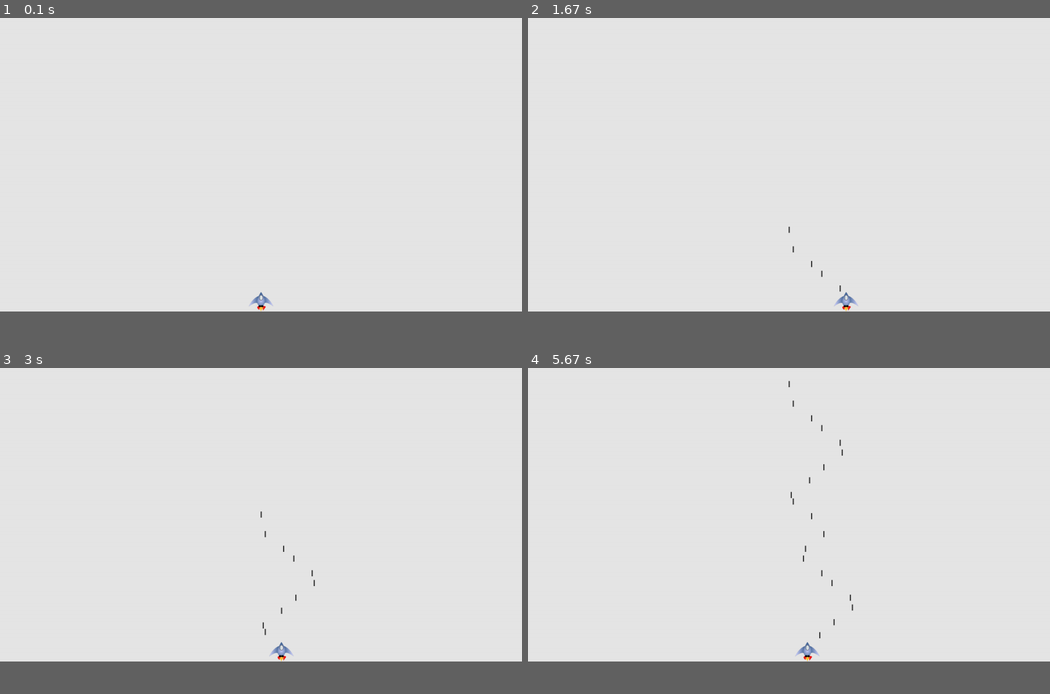
Above: before the commit, frames 1-4 (two rows, left to right).
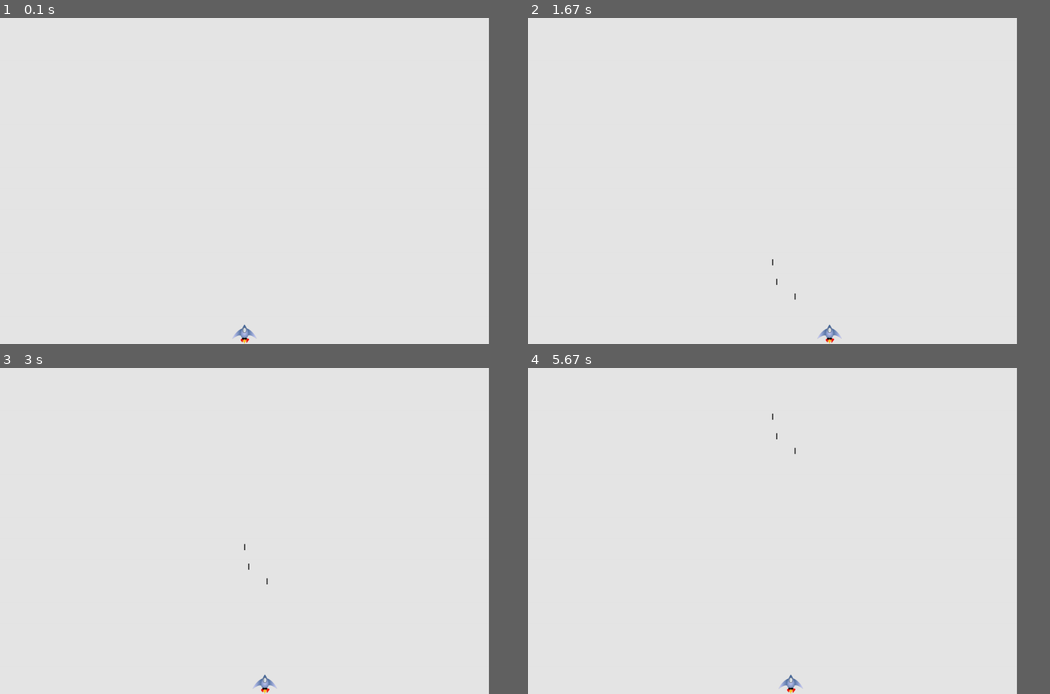
Above: after the commit, the same moments.

Repository: mariouriarte/python-crash-course
Game: pygame game, started from c12/alien_invasion/alien_invasion.py
Two runs of this game, one before a commit and one after it. Both use one fixed random seed, a clock stepped at 60 frames per second and the inputs below.
Inputs:
- Up to frame 1 (0.1 s): no input
- Up to frame 2 (1.67 s): tap Space at 0.33, 0.73, 1.03, 1.23, 1.53 s; hold Right 0.67-1.13 s; hold Right 1.17-1.63 s
- Up to frame 3 (3 s): hold Left 1.67-2.2 s; tap Space at 1.73, 2.03, 2.3, 2.6, 2.73 s; hold Left 2.23-2.63 s; hold Right from 2.67 s (still down)
- Up to frame 4 (5.67 s): tap Space at 3.03, 3.4, 3.7, 3.9, 4.2, 4.4, 4.7, 4.9, 5.2, 5.47 s; release Right at 3.3 s; hold Left 3.33-3.8 s; hold Right 3.83-4.3 s; hold Right 4.33-4.8 s; hold Left 4.83-5.37 s; hold Left from 5.4 s (still down)
In our replay, the window is 900x506 before the commit and 843x562 after it. These sizes can differ from the game's own. Grey fills any space a smaller window leaves; there, only what the larger window draws over its background counts as a difference.

The runs differ from the first frame. In frame 1, 0.2% of the frame differs, in the area x 44-53%, y 83-100%; in frame 2, 0.3%; in frame 3, 0.3%; in frame 4, 0.4%, in the area x 46-63%, y 3-100%.

Commit message:
Refactor code in update bullet

Diff:
--- a/c12/alien_invasion/alien_invasion.py
+++ b/c12/alien_invasion/alien_invasion.py
@@ -14,10 +14,10 @@
         self.clock = pygame.time.Clock()
         self.settings = Settings()
 
-        self.screen = pygame.display.set_mode((0, 0), pygame.FULLSCREEN)
-        self.settings.screen_width = self.screen.get_rect().width
-        self.settings.screen_height = self.screen.get_rect().height
-        # self.screen = pygame.display.set_mode((self.settings.screen_width, self.settings.screen_height))
+        # self.screen = pygame.display.set_mode((0, 0), pygame.FULLSCREEN)
+        # self.settings.screen_width = self.screen.get_rect().width
+        # self.settings.screen_height = self.screen.get_rect().height
+        self.screen = pygame.display.set_mode((self.settings.screen_width, self.settings.screen_height))
         pygame.display.set_caption("Alien Invasion")
 
         self.ship = Ship(self)
@@ -28,7 +28,7 @@
         while True:
             self._check_events()
             self.ship.update()
-            self.bullets.update()
+            self.update_bullets()
             self._update_screen()
             self.clock.tick(60)
 
@@ -73,8 +73,17 @@
 
     def _fire_bullet(self):
         '''Create a new Bullet and add it to the bullets group'''
-        new_bullet = Bullet(self)
-        self.bullets.add(new_bullet)
+        if len(self.bullets) < self.settings.bullet_allowed:
+            new_bullet = Bullet(self)
+            self.bullets.add(new_bullet)
+
+    def update_bullets(self):
+        '''Update positions of bullets and get rid of old bullets'''
+        self.bullets.update()
+
+        for bullet in self.bullets.copy():
+            if bullet.rect.bottom <= 0:
+                self.bullets.remove(bullet)
 
 if __name__ == '__main__':
     ai = AlienInvasion()
--- a/c12/alien_invasion/bullet.py
+++ b/c12/alien_invasion/bullet.py
@@ -20,6 +20,7 @@
         '''Move the bullet up the screen'''
         self.y -= self.settings.bullet_speed
         self.rect.y = self.y
+        # print(self.y)
 
     def draw_bullet(self):
         '''Drar the bullet to the screen'''
--- a/c12/alien_invasion/settings.py
+++ b/c12/alien_invasion/settings.py
@@ -15,3 +15,4 @@
         self.bullet_width = 3
         self.bullet_height = 15
         self.bullet_color = (60, 60 ,60)
+        self.bullet_allowed = 3
